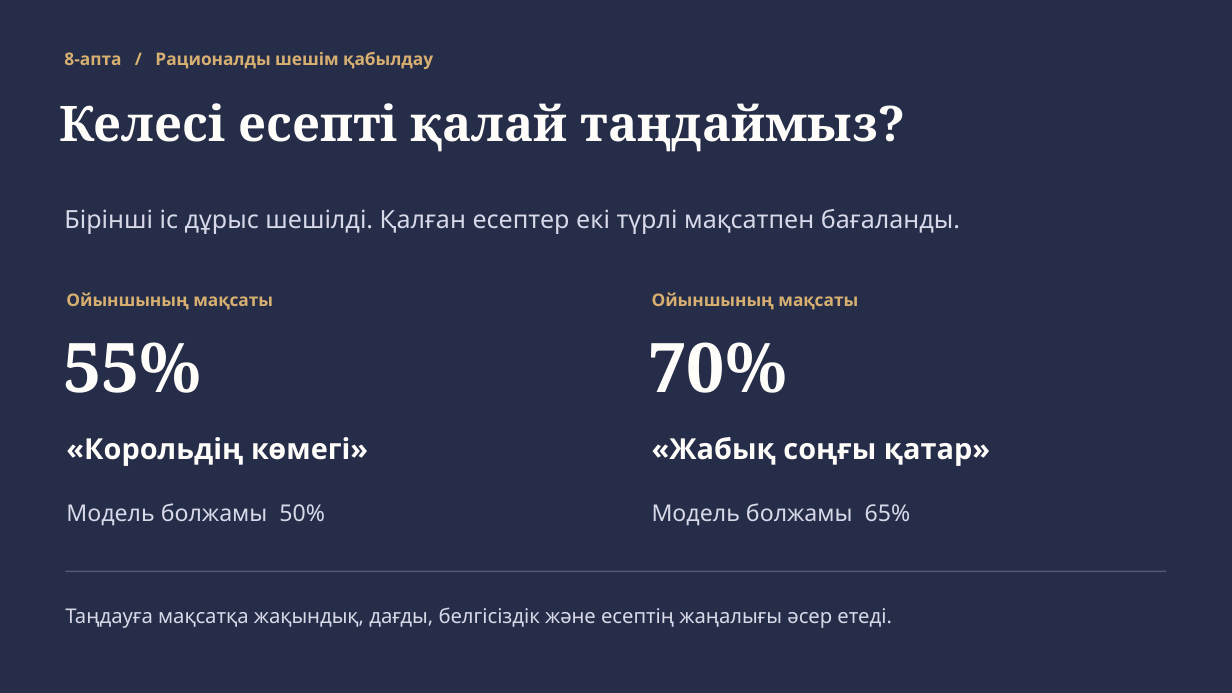
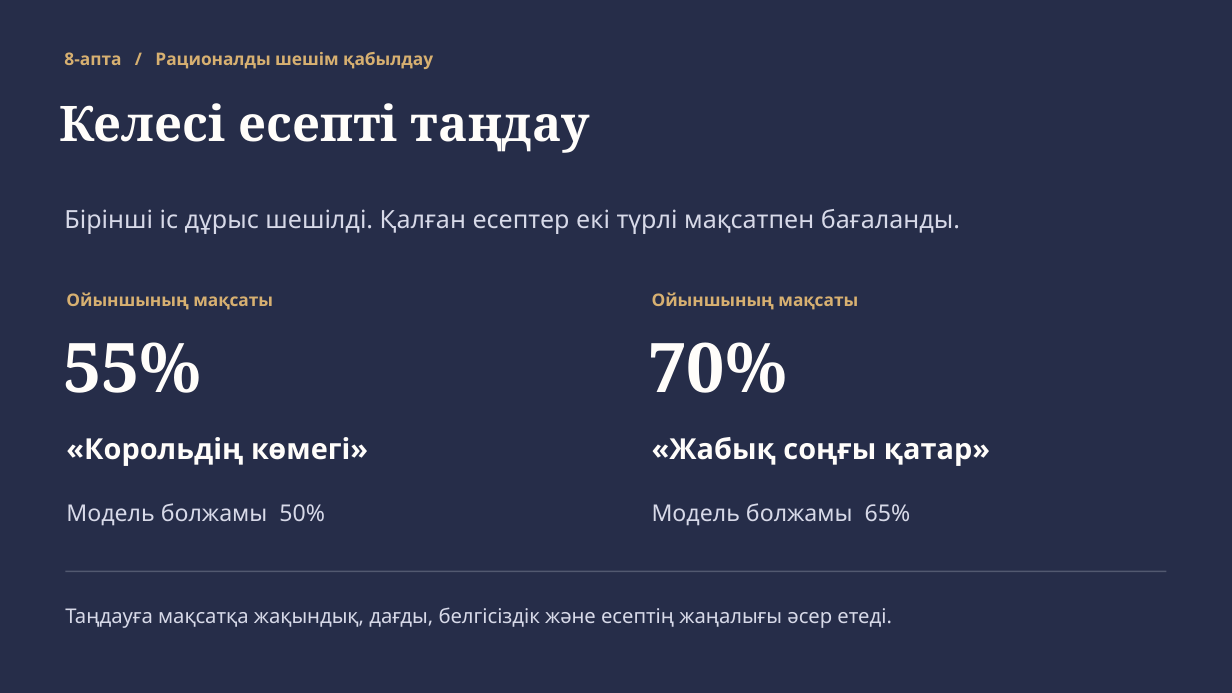
Before and after one commit to ibraevernur7-lab/chess-detective-final, a slide deck: slide 5 of presentation/Chess_Detective_KZ.pptx. Drawn at 1232x693 pixels with LibreOffice and Linux fonts; fonts in the diff are those of the drawing. Boxes give left, top, right and bottom in pixels: in the first picture for what was removed or moved away, otherwise in the second. Text is boxed around its words. In the diff, an @@ line names an element or a change of style, - is before the commit and + after.

```diff
--- a/presentation/Chess_Detective_KZ.pptx
+++ b/presentation/Chess_Detective_KZ.pptx
@@ text at [60, 103, 590, 153]: text changed @@
-Келесі есепті қалай таңдаймыз?
+Келесі есепті таңдау
```
Also in this commit, not shown: 4 other slides changed, 1 other file.
